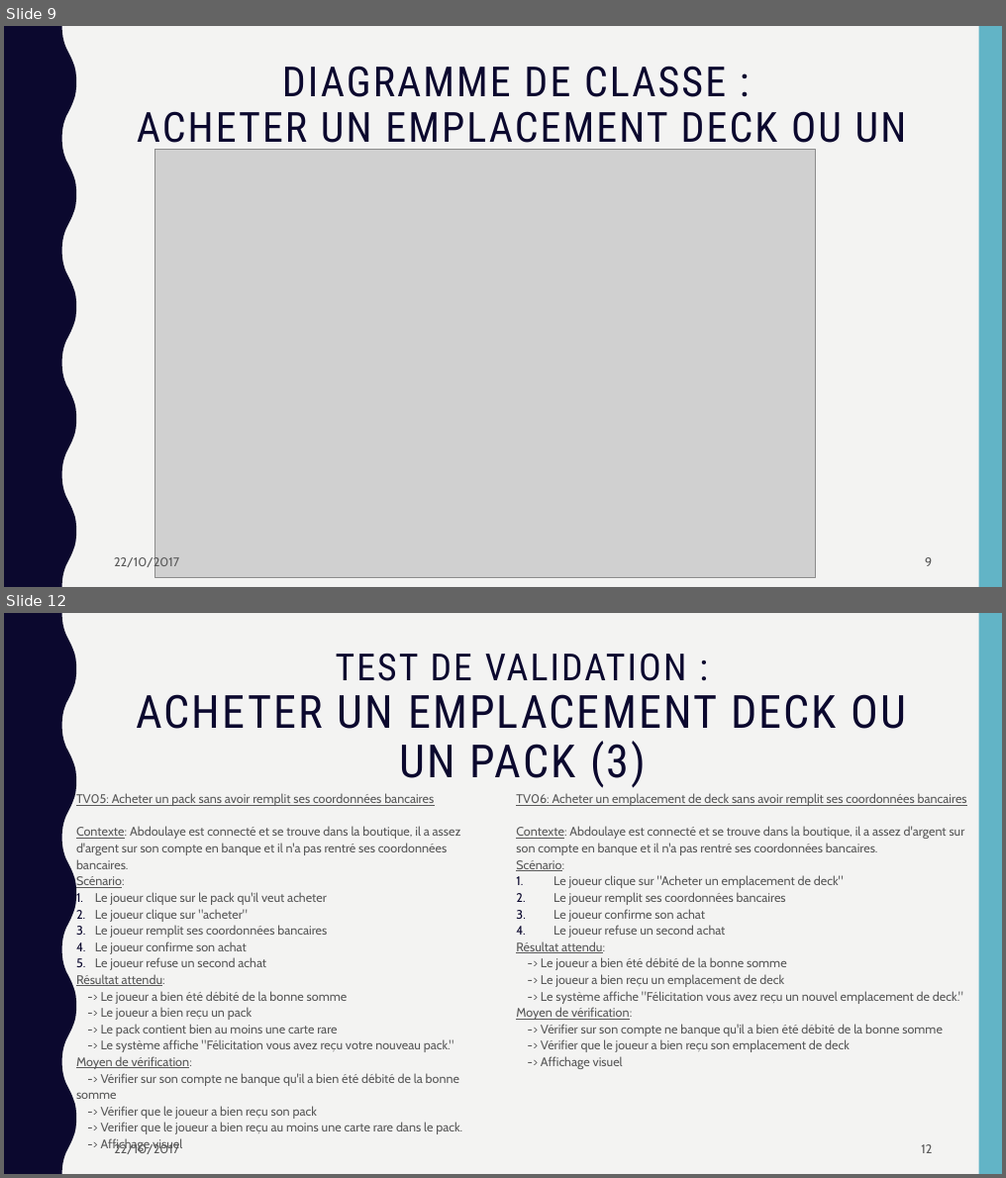
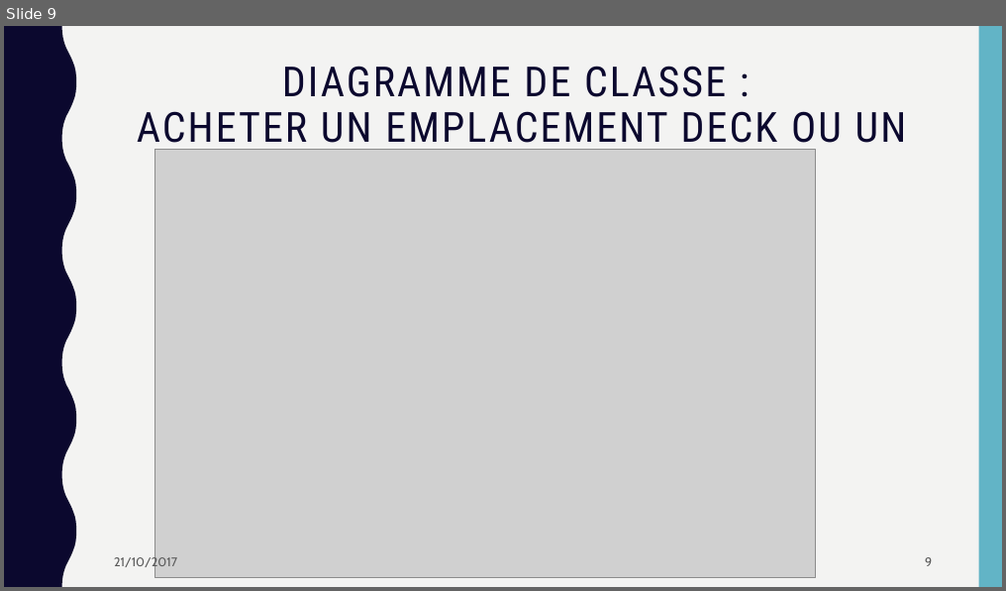
Before and after one commit to AlexiaBourmaud/StoneHearth, a slide deck: presentation/présentation.pptx. Shown one above the other, each under a label of ours: slides 9 and 12 before the commit, slide 9 after it; the slides between them are not shown. The pictures are 1006x1178 and 1006x591 pixels, drawn with LibreOffice and Linux fonts; fonts in the diff are those of the drawing; grey boxes stand for pictures. Boxes give left, top, right and bottom in pixels: in the first picture for what was removed or moved away, otherwise in the second. Text is boxed around its words. In the diff, an @@ line names an element or a change of style, - is before the commit and + after.

```diff
--- a/presentation/présentation.pptx
+++ b/presentation/présentation.pptx
@@ slide 12 removed at (x1=4, y1=613, x2=1002, y2=1174), background #F3F3F2; not listed: 2 template elements that a slide beside it also shows @@
@@ title removed at (x1=136, y1=653, x2=907, y2=788) @@
-TEST DE VALIDATION :
-ACHETER UN EMPLACEMENT DECK OU UN PACK (3)
@@ text removed at (x1=76, y1=793, x2=462, y2=1152) @@
-TV05: Acheter un pack sans avoir remplit ses coordonnées bancaires
-Contexte: Abdoulaye est connecté et se trouve dans la boutique, il a assez d'argent sur son compte en banque et il n'a pas rentré ses coordonnées bancaires.
-Scénario:
-1. Le joueur clique sur le pack qu'il veut acheter
-2. Le joueur clique sur "acheter"
-3. Le joueur remplit ses coordonnées bancaires
-4. Le joueur confirme son achat
-5. Le joueur refuse un second achat
-Résultat attendu:
--> Le joueur a bien été débité de la bonne somme
--> Le joueur a bien reçu un pack
--> Le pack contient bien au moins une carte rare
--> Le système affiche "Félicitation vous avez reçu votre nouveau pack."
-Moyen de vérification:
--> Vérifier sur son compte ne banque qu'il a bien été débité de la bonne somme
--> Vérifier que le joueur a bien reçu son pack
--> Verifier que le joueur a bien reçu au moins une carte rare dans le pack.
--> Affichage visuel
@@ text removed at (x1=516, y1=793, x2=967, y2=1069) @@
-TV06: Acheter un emplacement de deck sans avoir remplit ses coordonnées bancaires
-Contexte: Abdoulaye est connecté et se trouve dans la boutique, il a assez d'argent sur son compte en banque et il n'a pas rentré ses coordonnées bancaires.
-Scénario:
-1. Le joueur clique sur "Acheter un emplacement de deck"
-2. Le joueur remplit ses coordonnées bancaires
-3. Le joueur confirme son achat
-4. Le joueur refuse un second achat
-Résultat attendu:
--> Le joueur a bien été débité de la bonne somme
--> Le joueur a bien reçu un emplacement de deck
--> Le système affiche "Félicitation vous avez reçu un nouvel emplacement de deck."
-Moyen de vérification:
--> Vérifier sur son compte ne banque qu'il a bien été débité de la bonne somme
--> Vérifier que le joueur a bien reçu son emplacement de deck
--> Affichage visuel
@@ text removed at (x1=114, y1=1143, x2=179, y2=1155) @@
-22/10/2017
@@ page number removed at (x1=921, y1=1145, x2=932, y2=1154) @@
-12
@@ slide 9 changed as well @@
@@ text at (x1=114, y1=556, x2=177, y2=570): text changed @@
-22/10/2017
+21/10/2017
```
Also in this commit, not shown: 13 other slides changed, 3 other slides removed.
